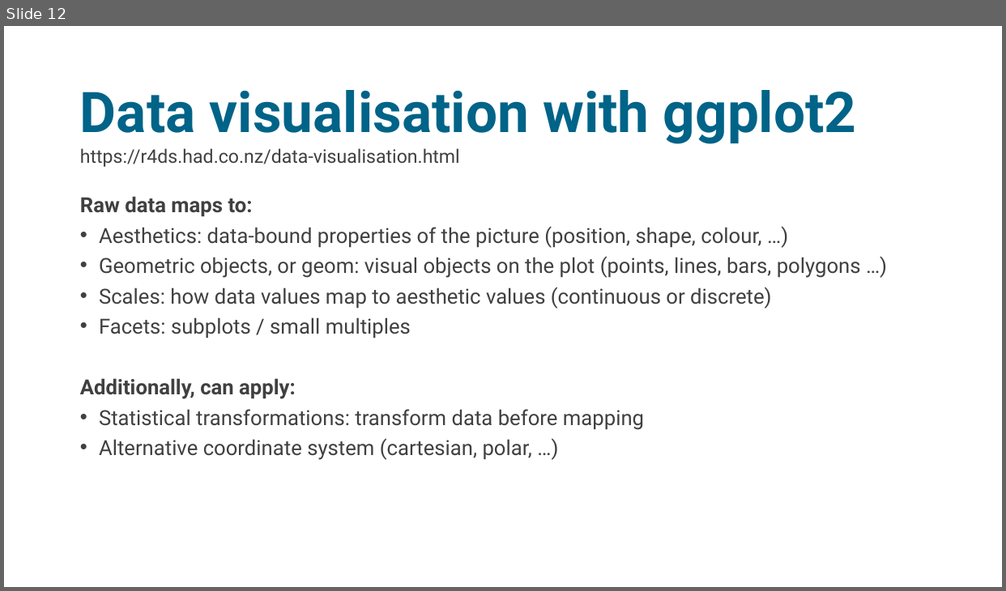
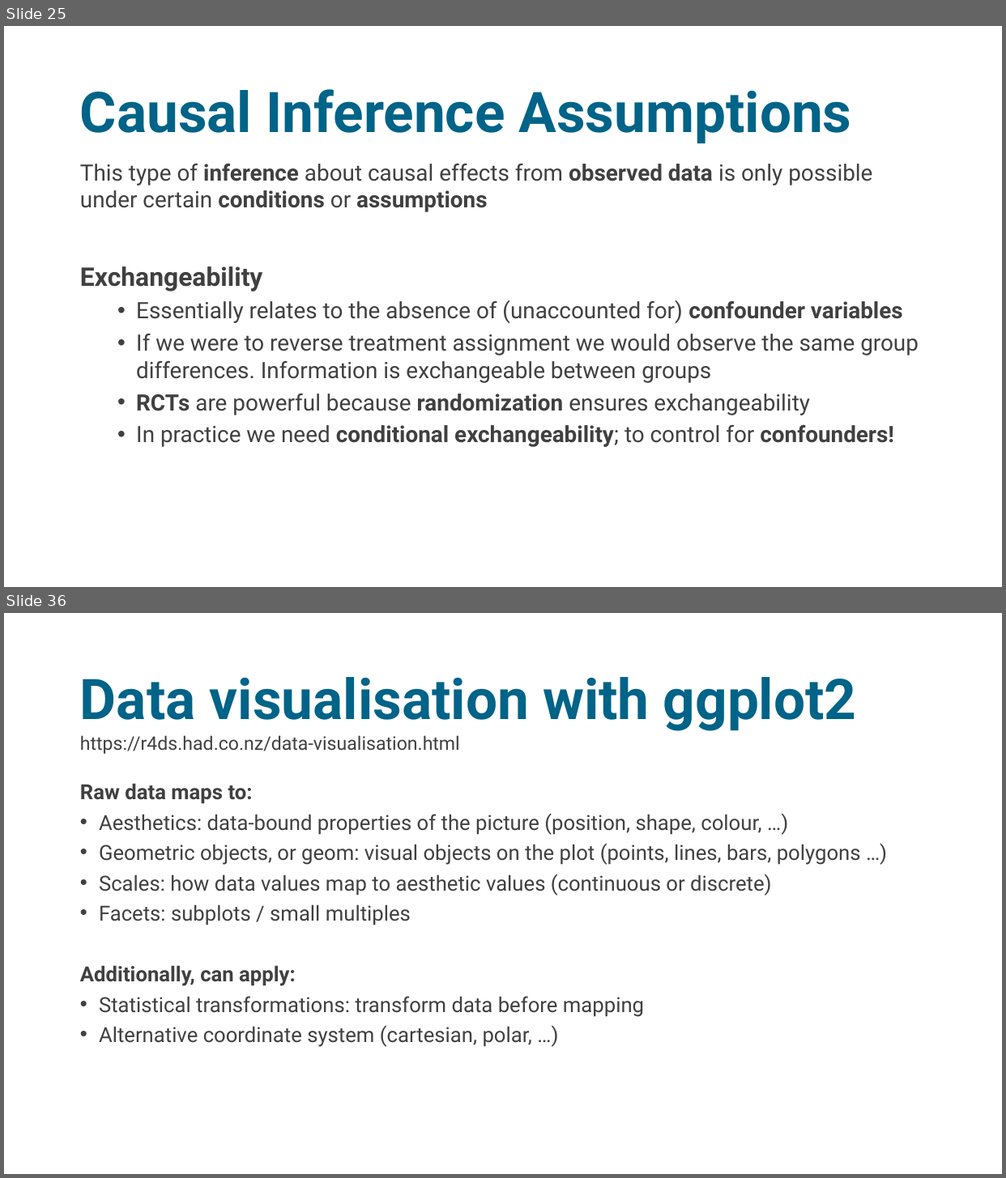
Before and after one commit to sodascience/workshop_causal_impact_assessment, a slide deck: lectures/01_introduction/intro_1.pptx. Shown one above the other, each under a label of ours: slide 12 before the commit, slides 25 and 36 after it; the slides between them are not shown. The pictures are 1006x591 and 1006x1178 pixels, drawn with LibreOffice and Linux fonts; fonts in the diff are those of the drawing. Boxes give left, top, right and bottom in pixels: in the first picture for what was removed or moved away, otherwise in the second. Text is boxed around its words. In the diff, an @@ line names an element or a change of style, - is before the commit and + after.

```diff
--- a/lectures/01_introduction/intro_1.pptx
+++ b/lectures/01_introduction/intro_1.pptx
@@ slide 25 added at (4,26,1002,587), background #FFFFFF @@
@@ title added at (80,89,852,143), 54 pt, text #006388, bold @@
+Causal Inference Assumptions
@@ text added at (80,164,918,447), 21.7 pt, text #404040 @@
+This type of inference about causal effects from observed data is only possible under certain conditions or assumptions
+Exchangeability
+  • Essentially relates to the absence of (unaccounted for) confounder variables
+  • If we were to reverse treatment assignment we would observe the same group differences. Information is exchangeable between groups
+  • RCTs are powerful because randomization ensures exchangeability
+  • In practice we need conditional exchangeability; to control for confounders!
@@ what was slide 12 is now slide 36 @@
```
Also in this commit, not shown: 5 slides changed, 31 other slides added, 4 slides removed, 4 other files.
